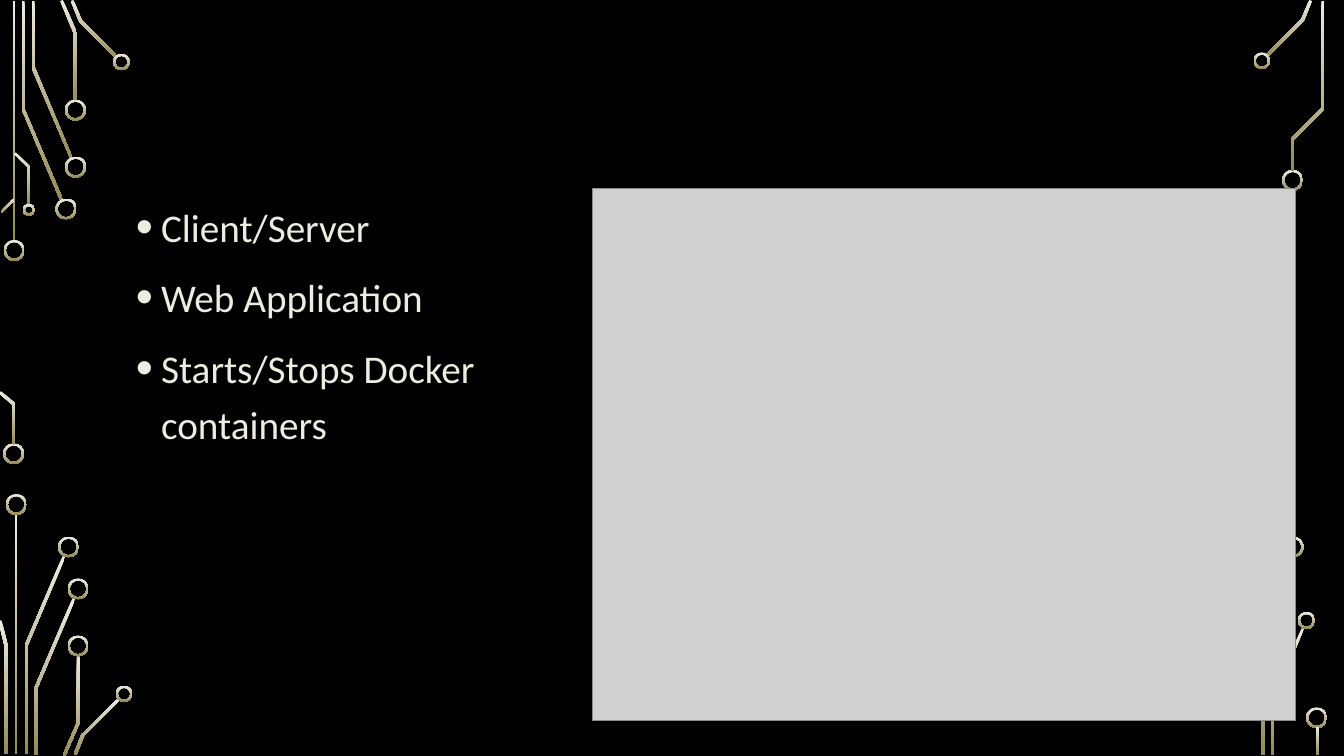
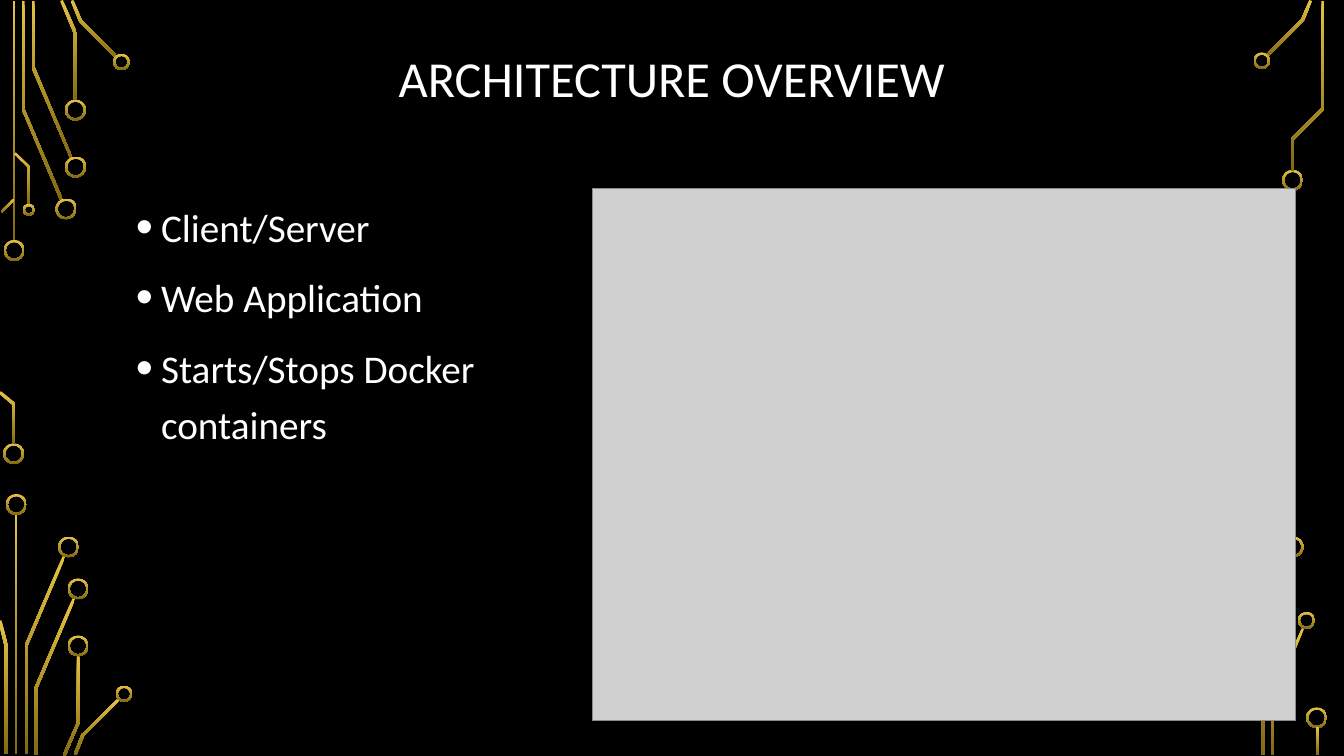
Before and after one commit to so87/Security-Lab-Manager, a slide deck: slide 11 of documentation/presentation.pptx (slide 6 before the commit). Drawn at 1344x756 pixels with LibreOffice and Linux fonts; fonts in the diff are those of the drawing; grey boxes stand for pictures; background and template pictures are left out. Boxes give left, top, right and bottom in pixels: in the first picture for what was removed or moved away, otherwise in the second. Text is boxed around its words. In the diff, an @@ line names an element or a change of style, - is before the commit and + after.

```diff
--- a/documentation/presentation.pptx
+++ b/documentation/presentation.pptx
@@ fill gradient #EEECE1 to #948A54 to gradient #E5C243 to #826A12 in 36 elements at bbox=[4, 240, 25, 261], bbox=[3, 444, 24, 465], bbox=[22, 1, 63, 201], bbox=[55, 199, 77, 220], bbox=[31, 1, 72, 158], bbox=[60, 0, 78, 101], bbox=[65, 156, 86, 177], bbox=[65, 100, 86, 121], bbox=[71, 0, 117, 58], bbox=[113, 53, 131, 70], bbox=[1, 199, 15, 213], bbox=[0, 391, 15, 445], bbox=[14, 152, 30, 205], bbox=[22, 204, 34, 216], bbox=[15, 514, 18, 755], bbox=[24, 556, 65, 754], bbox=[6, 494, 27, 515], bbox=[0, 620, 7, 754], bbox=[58, 536, 80, 558], bbox=[34, 598, 76, 755], bbox=[63, 655, 80, 756], bbox=[68, 579, 89, 600], bbox=[68, 635, 89, 656], bbox=[74, 698, 120, 755], bbox=[116, 686, 133, 702], bbox=[1266, 0, 1313, 56], bbox=[1253, 52, 1270, 70], bbox=[1282, 169, 1304, 191], bbox=[1271, 628, 1305, 755], bbox=[1299, 612, 1316, 629], bbox=[1292, 1, 1325, 171], bbox=[1284, 536, 1305, 558], bbox=[1261, 557, 1296, 755], bbox=[1307, 708, 1328, 729], bbox=[1317, 727, 1320, 755], bbox=[12, 1, 15, 242] @@
@@ title "ARCHITECTURE OVERVIEW": place and size @@
-title "ARCHITECTURE OVERVIEW" at bbox=[126, 58, 1218, 222]
+title "ARCHITECTURE OVERVIEW" at bbox=[399, 64, 944, 98]
@@ title "ARCHITECTURE OVERVIEW" at bbox=[399, 64, 944, 98]: text colour #000000 to #FFFFFF @@
@@ text "Client/Server" at bbox=[161, 214, 475, 440]: text colour #EEECE1 to #FFFFFF @@
```
Also in this commit, not shown: 11 other slides changed, 6 slides added, 8 other files.
